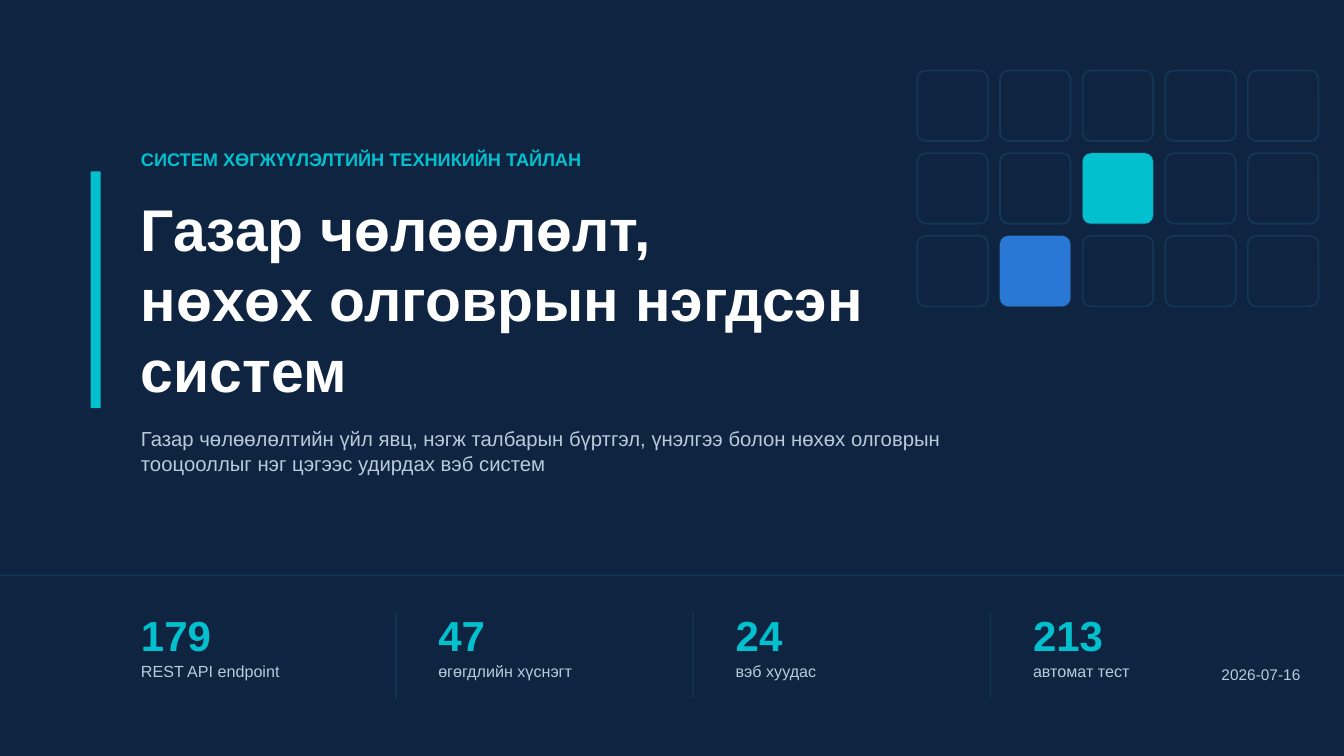
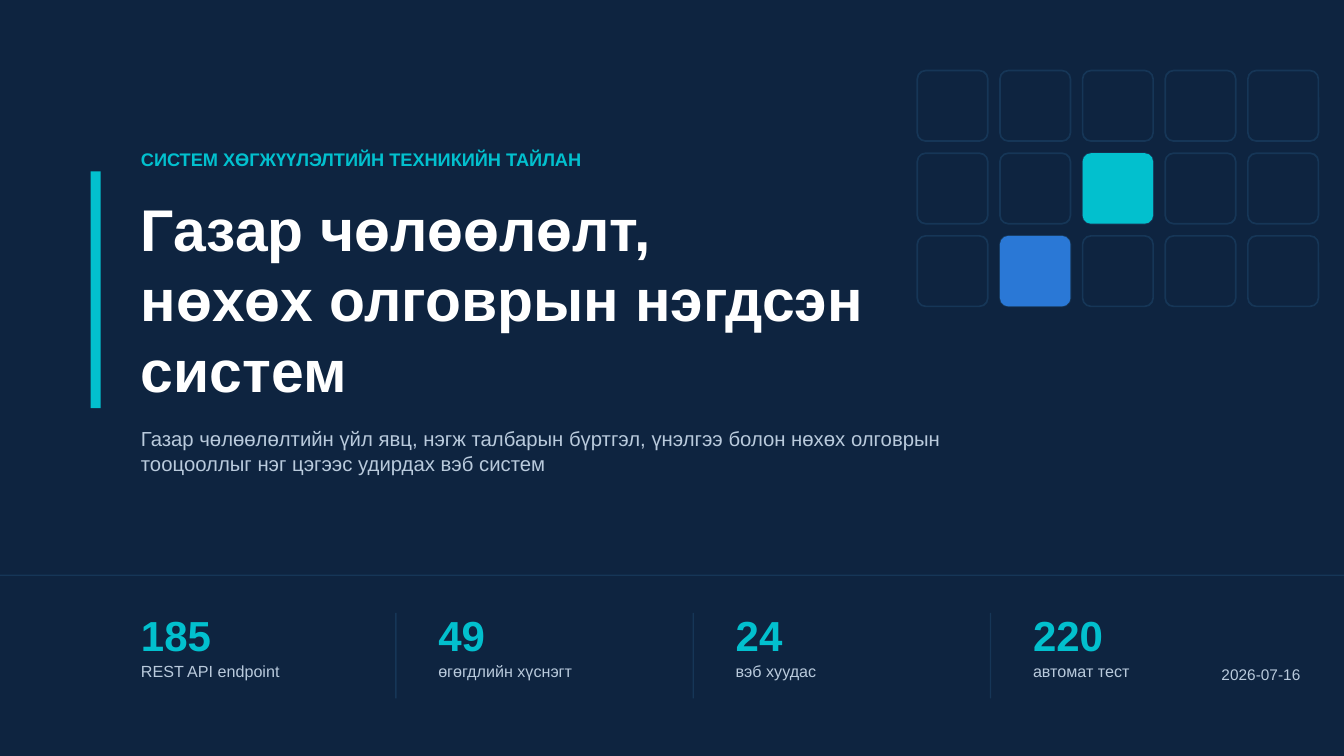
Before and after one commit to bumaa7018/acquisition_frontend, a slide deck: slide 1 of system-tailan.pptx. Drawn at 1344x756 pixels with LibreOffice and Linux fonts; fonts in the diff are those of the drawing. Boxes give left, top, right and bottom in pixels: in the first picture for what was removed or moved away, otherwise in the second. Text is boxed around its words. In the diff, an @@ line names an element or a change of style, - is before the commit and + after.

```diff
--- a/system-tailan.pptx
+++ b/system-tailan.pptx
@@ text at bbox=[141, 621, 211, 652]: text changed @@
-179
+185
@@ text at bbox=[438, 621, 485, 652]: text changed @@
-47
+49
@@ text at bbox=[1033, 621, 1103, 652]: text changed @@
-213
+220
```
Also in this commit, not shown: 10 other slides changed, 4 slides added, 6 other files.
